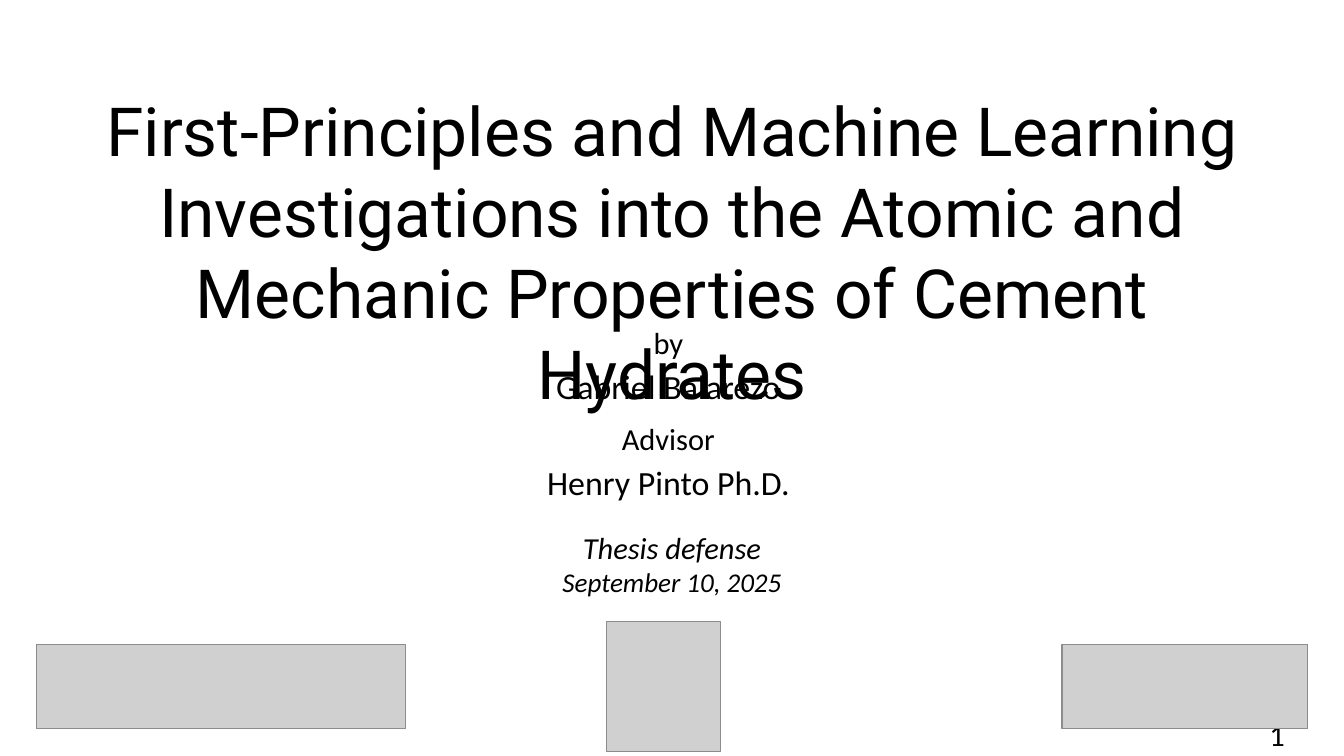
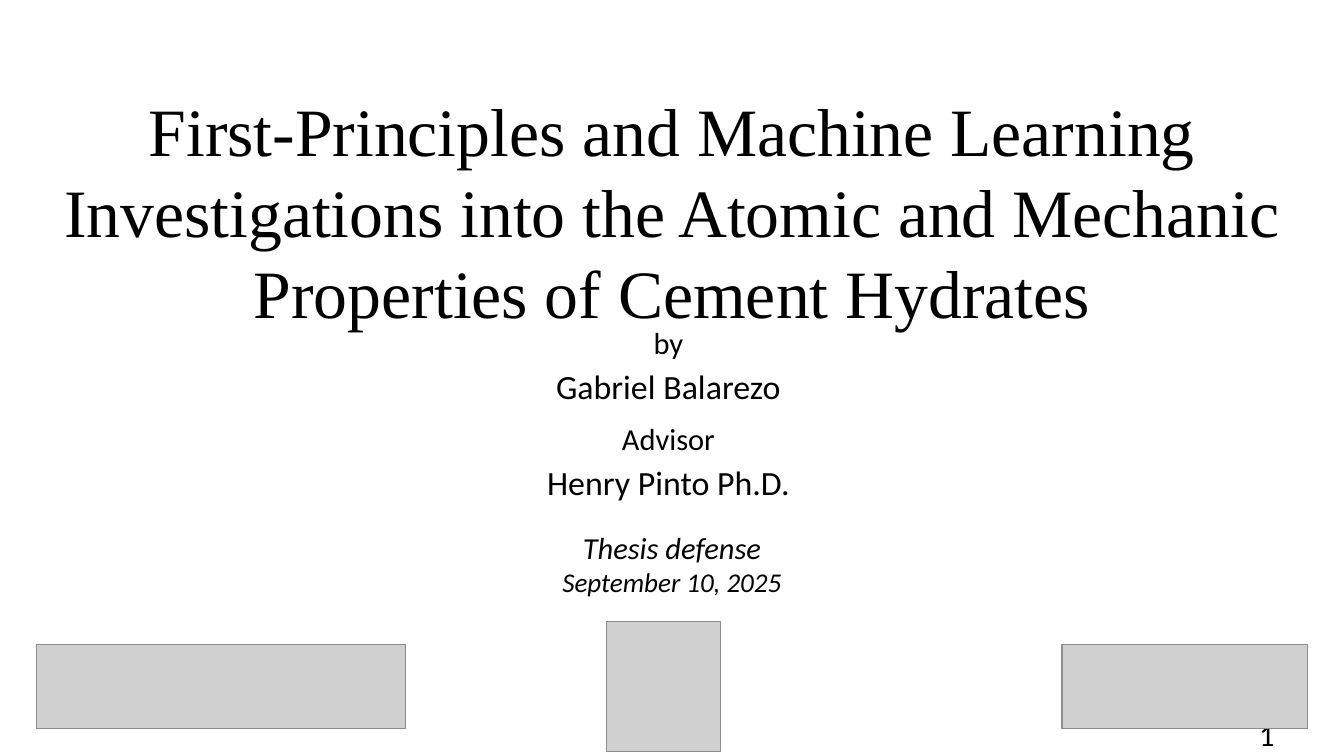
Before and after one commit to quantum-gabo/bachelor-thesis, a slide deck: slide 1 of presentation/thesis-defense.odp. Drawn at 1344x756 pixels with LibreOffice and Linux fonts; fonts in the diff are those of the drawing; grey boxes stand for pictures. Boxes give left, top, right and bottom in pixels: in the first picture for what was removed or moved away, otherwise in the second. Text is boxed around its words. In the diff, an @@ line names an element or a change of style, - is before the commit and + after.

```diff
--- a/presentation/thesis-defense.odp
+++ b/presentation/thesis-defense.odp
@@ text "First-Principles and Machine Learning Investigations ..." at bbox=[64, 109, 1280, 331]: font Roboto to Times New Roman @@
@@ page number: place and size @@
-page number at bbox=[1269, 721, 1284, 746]
+page number at bbox=[1259, 721, 1274, 746]
```
Also in this commit, not shown: 9 other slides changed, 47 other files.
